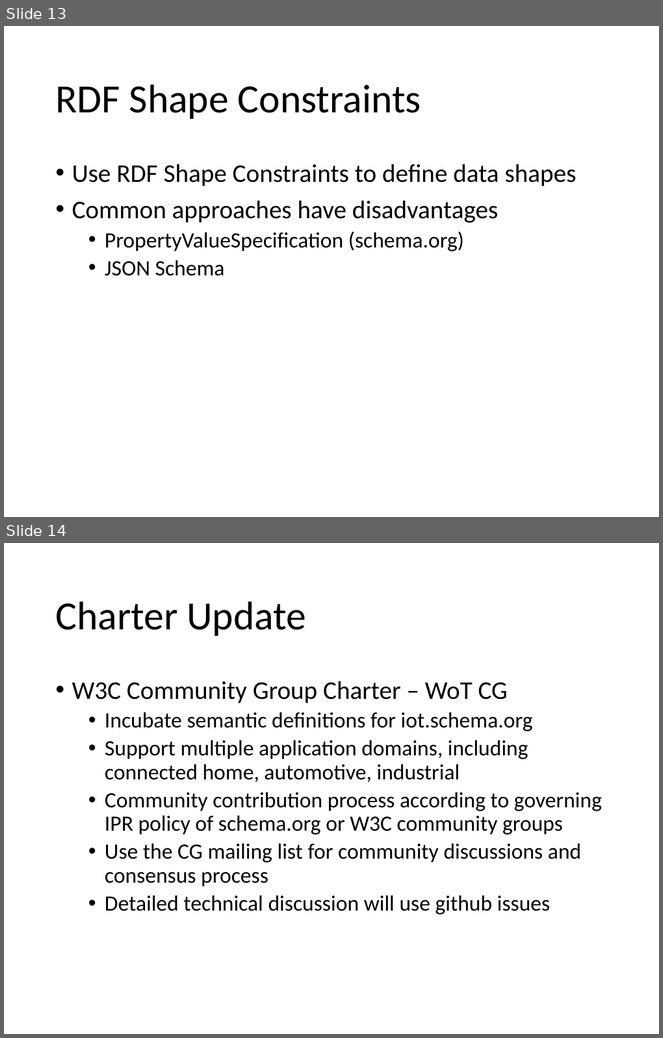
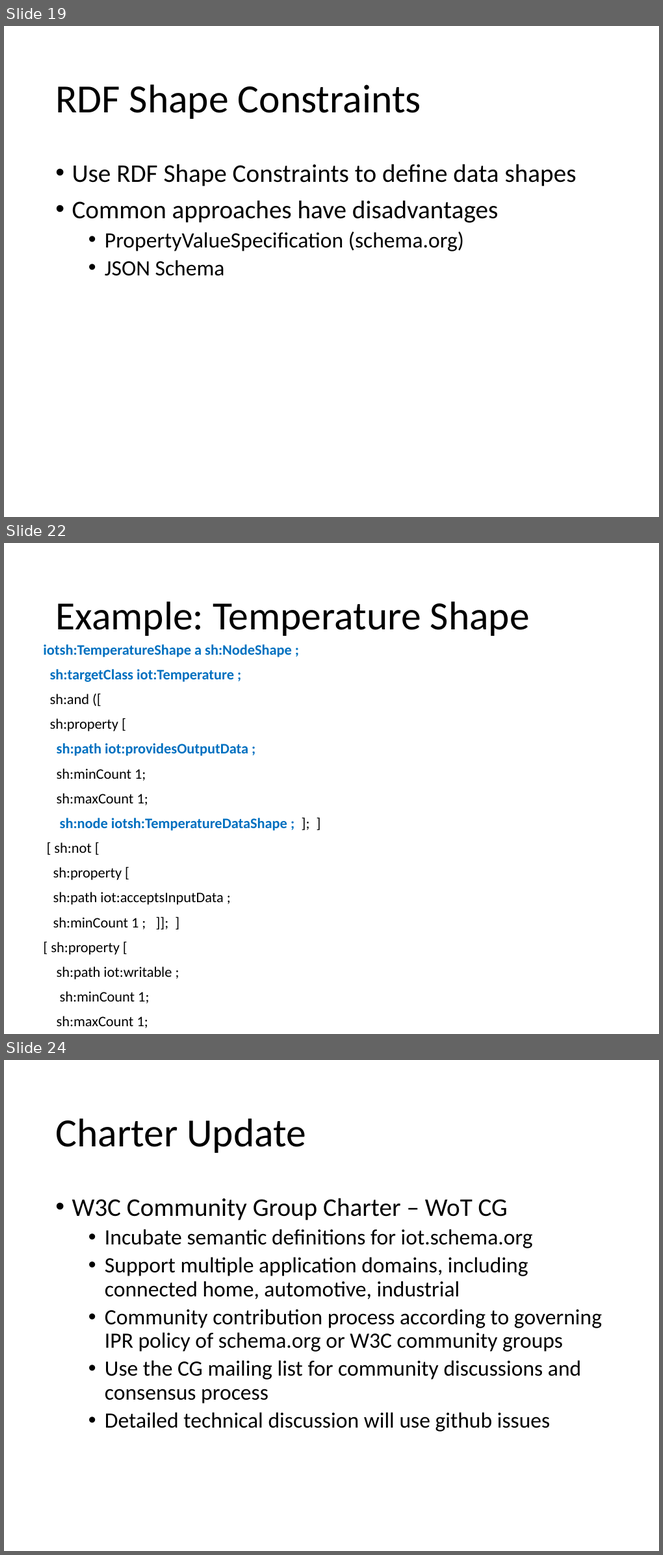
Before and after one commit to iot-schema-collab/teleconferences, a slide deck: iot.schema.org-19042018.pptx. Shown one above the other, each under a label of ours: slides 13 and 14 before the commit, slides 19, 22 and 24 after it; the slides between them are not shown. The pictures are 663x1038 and 663x1555 pixels, drawn with LibreOffice and Linux fonts; fonts in the diff are those of the drawing. Boxes give left, top, right and bottom in pixels: in the first picture for what was removed or moved away, otherwise in the second. Text is boxed around its words. In the diff, an @@ line names an element or a change of style, - is before the commit and + after.

Commit message:
Added a proposal for use of RDF Shape Constraints into iot.schema.org. Also added a proposal for introducing the Feature of Interest into iot.schema.org, together with the integration with SSN/SOSA and W3C WoT Thing Description model.

```diff
--- a/iot.schema.org-19042018.pptx
+++ b/iot.schema.org-19042018.pptx
@@ slide 22 added at <box>4,543,659,1034</box>, background #FFFFFF @@
@@ title added at <box>55,601,530,636</box>, 44 pt, text #000000 @@
+Example: Temperature Shape
@@ text added at <box>43,644,292,1029</box>, 16 pt, text #000000 @@
+iotsh:TemperatureShape a sh:NodeShape ;
+sh:targetClass iot:Temperature ;
+sh:and ([
+sh:property [
+sh:path iot:providesOutputData ;
+sh:minCount 1;
+sh:maxCount 1;
+sh:node iotsh:TemperatureDataShape ; ]; ]
+[ sh:not [
+sh:property [
+sh:path iot:acceptsInputData ;
+sh:minCount 1 ; ]]; ]
+[ sh:property [
+sh:path iot:writable ;
+sh:minCount 1;
+sh:maxCount 1;
+sh:hasValue false ; ]; ]).
@@ what was slide 13 is now slide 19 @@
@@ what was slide 14 is now slide 24 @@
```
Also in this commit, not shown: 9 other slides added, 1 other file.
